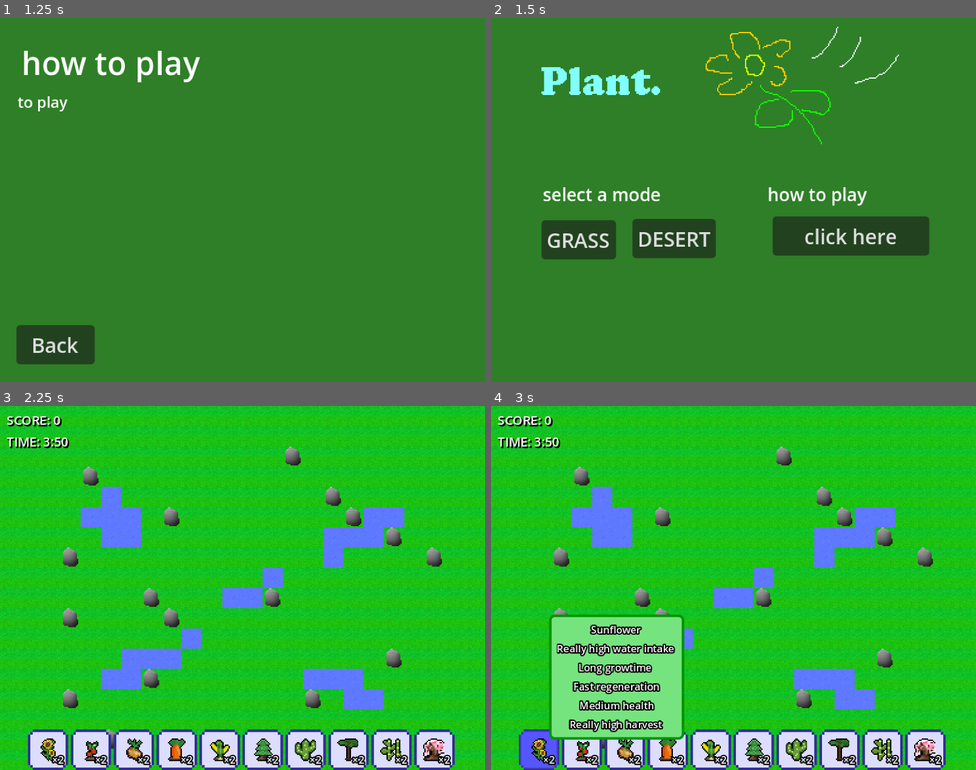
Above: before the commit, frames 1-4 (two rows, left to right).
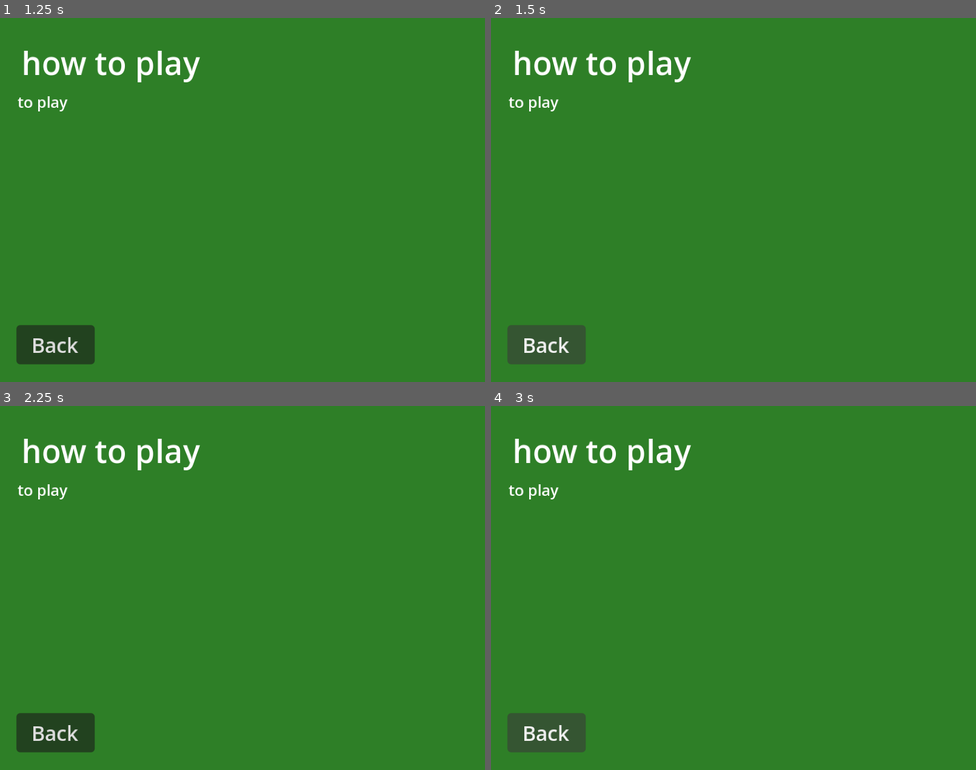
Above: after the commit, the same moments.

Repository: yehorm14/GUTS-Hackathon-2025-
Game: Godot game, scene res://scenes/mainmenu.tscn
Same seed, same stepped clock (60 frames per second), same inputs: the game is played once before the commit and once after it.
Inputs (mouse positions are in pixels of both pictures, inside the frame that each line leads up to):
- Up to frame 1 (1.25 s): click "click here" at 0.5 s
- Up to frame 2 (1.5 s): click "Back" at 1.25 s
- Up to frame 3 (2.25 s): click (87, 628) at 2 s, where only the run before the commit has a clickable "GRASS"
- Up to frame 4 (3 s): click (539, 748) at 2.75 s, where only the run before the commit has a clickable "×2"

Frame 1 is identical in both runs. In frame 2, 12% of the frame differs, in the area x 3-91%, y 2-96%; in frame 3, 100%, in the area x 0-100%, y 0-100%; in frame 4, 100%.
Error after the commit: Parse Error: Cannot call the parent class' virtual function "_process()" because it hasn't been defined. (res://scenes/tutorial.gd:13)

Commit message:
plants fix

Diff:
--- a/plants/bamboo.gd
+++ b/plants/bamboo.gd
@@ -5,8 +5,3 @@
 func _ready() -> void:
 	health = 50
 	water_usage = 50 # Replace with function body.
-
-
-# Called every frame. 'delta' is the elapsed time since the previous frame.
-func _process(delta: float) -> void:
-	pass
--- a/plants/base_plant.gd
+++ b/plants/base_plant.gd
@@ -1,17 +1,18 @@
 extends AnimatedSprite2D
 class_name Plant
 
+@export var health:int = 50
 @export var plant_stages:int = 3
 @export var drink_timer:int = 5
 @export_multiline var item_description : String
+@export var water_usage = 0
+@export var _plant_original: Plant
 
+var _active_time: float = 0.0
+var _time_until_next_water_drink: float = 0.0
 
-var health:int = 50
 var second_life_used:bool = false
 var water:bool = true
-var water_usage = 0
-
-var _water_thread: Thread
 
 # Called when the node enters the scene tree for the first time.
 func _ready() -> void:
@@ -25,23 +26,9 @@
 	on_start_grow()
 	on_plant_ready()
 
+	_time_until_next_water_drink = drink_timer
 
-	_water_thread = Thread.new()
-	_water_thread.start(_drink)
-
-
-func _drink():
-	while true:
-		await get_tree().create_timer(drink_timer).timeout
-		if water: 		#need to add a check water function
-			pass
-		else:
-			if second_life_used == true:
-				death()
-				break
-			else:
-				death()
-
+	set_process(true)
 
 func on_start_grow():
 	pass
@@ -57,4 +44,17 @@
 		second_life_used = true
 
 func _process(delta: float) -> void:
-	pass
+	_active_time += delta
+	_time_until_next_water_drink = max(_time_until_next_water_drink - delta, 0.0)
+	if _time_until_next_water_drink == 0.0:
+		_on_drink_tick()
+		_time_until_next_water_drink = drink_timer
+
+func _on_drink_tick() -> void:
+	if water:
+		pass
+	else:
+		if second_life_used:
+			death()
+		else:
+			death()
--- a/plants/base_plant.tscn
+++ b/plants/base_plant.tscn
@@ -37,4 +37,3 @@
 sprite_frames = SubResource("SpriteFrames_u3brp")
 centered = false
 script = ExtResource("1_fcrfm")
-grow_duration = 2
--- a/plants/cactus.gd
+++ b/plants/cactus.gd
@@ -4,7 +4,3 @@
 func on_plant_ready():
 	health = 300
 	water_usage = 20
-
-
-func _process(delta: float) -> void:
-	pass
--- a/plants/carrot.gd
+++ b/plants/carrot.gd
@@ -7,8 +7,3 @@
 	health = 50
 	regen = 2
 	harvest = 2
-
-
-# Called every frame. 'delta' is the elapsed time since the previous frame.
-func _process(delta: float) -> void:
-	pass
--- a/plants/corn.gd
+++ b/plants/corn.gd
@@ -8,8 +8,3 @@
 	health = 20
 	harvest = 4
 	regen = 1 # Replace with function body.
-
-
-# Called every frame. 'delta' is the elapsed time since the previous frame.
-func _process(delta: float) -> void:
-	pass
--- a/plants/defender_plant.gd
+++ b/plants/defender_plant.gd
@@ -8,4 +8,5 @@
 
 # Called every frame. 'delta' is the elapsed time since the previous frame.
 func _process(delta: float) -> void:
+	super(delta)
 	pass
--- a/plants/potato.gd
+++ b/plants/potato.gd
@@ -8,8 +8,3 @@
 	regen = 5
 	health = 100
 	harvest = 1 # Replace with function body.
-
-
-# Called every frame. 'delta' is the elapsed time since the previous frame.
-func _process(delta: float) -> void:
-	pass
--- a/plants/producer_plant.gd
+++ b/plants/producer_plant.gd
@@ -6,26 +6,29 @@
 var regen:int = 0
 var harvest:int = 0
 @export var grow_duration:int = 15
-var _grow_thread: Thread
+
+var _time_until_next_growth:float = 0.0
+var _active_grow_time:float = 0.0
 
 func on_start_grow():
-	_grow_thread = Thread.new()
-	_grow_thread.start(_grow)
-
-func _grow():
-	while true:
-		await get_tree().create_timer(grow_duration).timeout
-		frame = min(frame + 1, plant_stages - 1)
-		if frame == plant_stages - 1:
-			break
-
-	plant_finished_growing.emit()
-
-func _exit_tree():
-	if _grow_thread:
-		_grow_thread.wait_to_finish()
-
+	_time_until_next_growth = grow_duration
+	_active_grow_time = 0.0
 
 #aura points
 func _process(delta: float) -> void:
-	pass
+	super(delta)
+
+	if frame >= plant_stages - 1:
+		return
+
+	_active_grow_time += delta
+	_time_until_next_growth = max(_time_until_next_growth - delta, 0.0)
+
+	print("hi", _time_until_next_growth)
+	if _time_until_next_growth == 0.0:
+		frame = min(frame + 1, plant_stages - 1)
+		if frame < plant_stages - 1:
+			_time_until_next_growth = grow_duration
+			_active_grow_time = 0.0
+		else:
+			plant_finished_growing.emit(frame)
--- a/plants/sakura.gd
+++ b/plants/sakura.gd
@@ -3,7 +3,3 @@
 
 func on_plant_ready():
 		pass # Replace with function body.
-
-
-func _process(delta: float) -> void:
-	pass
--- a/plants/sunflower.gd
+++ b/plants/sunflower.gd
@@ -7,6 +7,3 @@
 	regen = 5
 	health = 25
 	harvest = 5
-
-func _process(delta: float) -> void:
-	pass
--- a/plants/tomato.gd
+++ b/plants/tomato.gd
@@ -8,8 +8,3 @@
 	harvest = 3
 	regen = 3
 	water_usage = 70# Replace with function body.
-
-
-# Called every frame. 'delta' is the elapsed time since the previous frame.
-func _process(delta: float) -> void:
-	pass
--- a/plants/tree.gd
+++ b/plants/tree.gd
@@ -4,9 +4,3 @@
 func on_plant_ready():
 	water_usage = 100
 	health = 150
-
-
-
-
-func _process(delta: float) -> void:
-	pass
--- a/plants/tropical_tree.gd
+++ b/plants/tropical_tree.gd
@@ -5,8 +5,3 @@
 func _ready() -> void:
 	water_usage = 200
 	health = 200 # Replace with function body.
-
-
-# Called every frame. 'delta' is the elapsed time since the previous frame.
-func _process(delta: float) -> void:
-	pass
--- a/scenes/game_state.gd
+++ b/scenes/game_state.gd
@@ -148,7 +148,7 @@
 				candidate = parent.plant_redirect
 				candidate_is_redirect = true
 			elif parent is Plant:
-				candidate = parent
+				candidate = parent._plant_original
 				candidate_is_redirect = false
 			break
 
@@ -216,6 +216,8 @@
 					can_replant = true
 					slot.amount -= 1
 
+					selected._plant_original = slot.seed
+
 				selected.process_mode = Node.PROCESS_MODE_INHERIT
 				selected = null
 
--- a/scenes/tutorial.gd
+++ b/scenes/tutorial.gd
@@ -10,4 +10,5 @@
 
 # Called every frame. 'delta' is the elapsed time since the previous frame.
 func _process(delta: float) -> void:
+	super(delta)
 	pass
Not shown, added: art/effects/tornado.png.import
Not shown, added: art/effects/volcano.png.import
Not shown, added: art/effects/wind_torn.png.import
